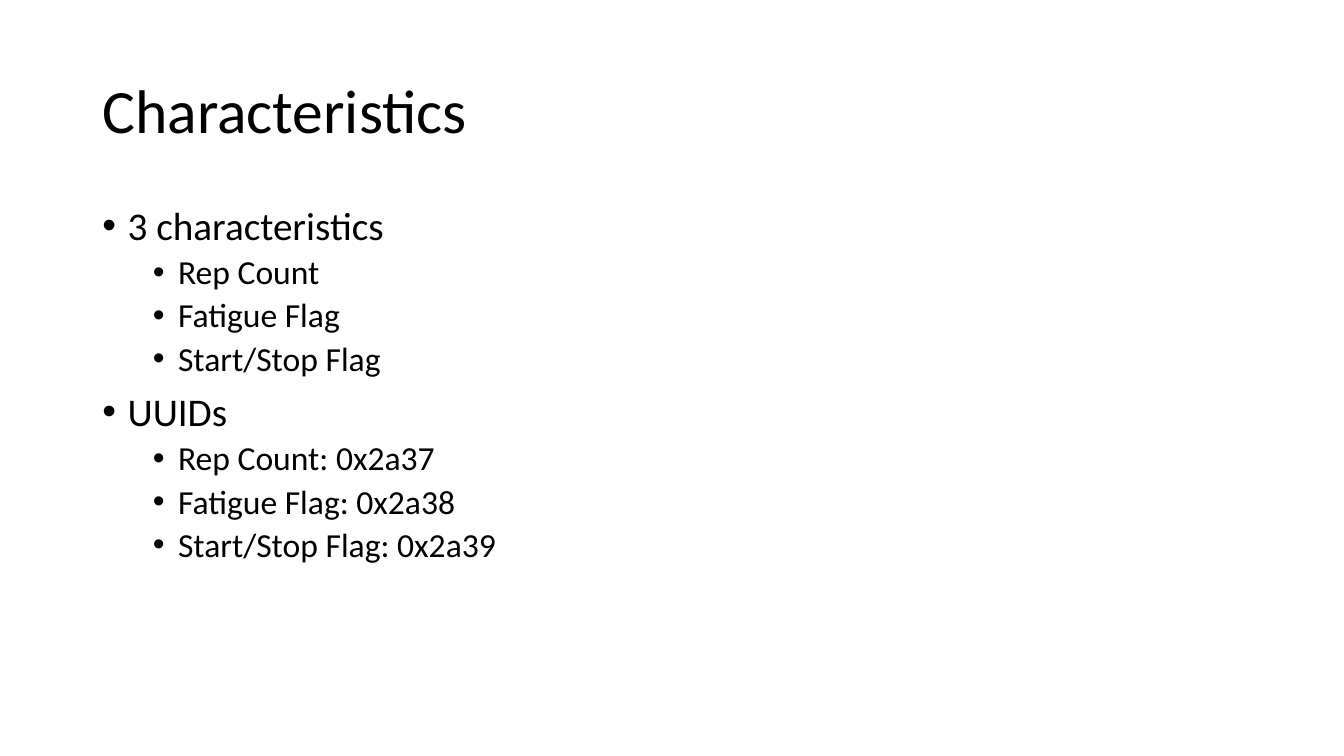
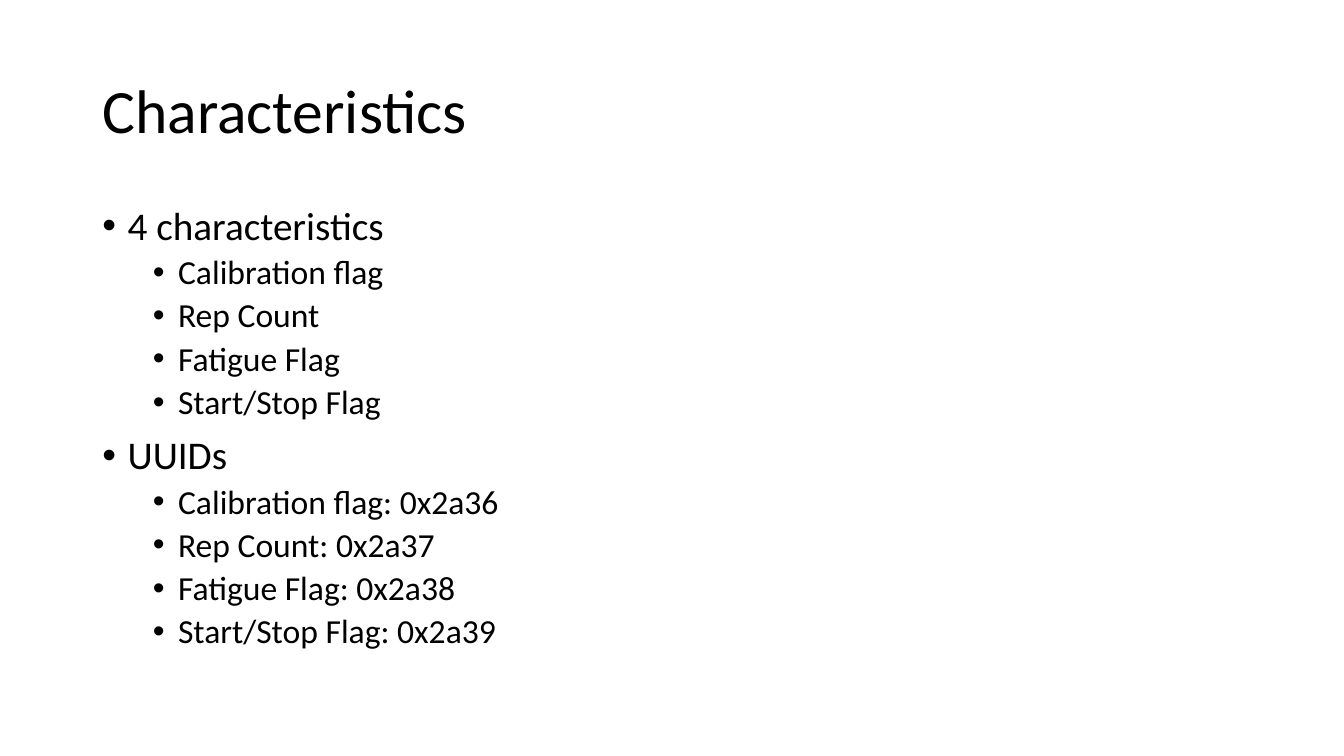
Before and after one commit to capstone411/SHAF, a slide deck: slide 3 of Capstone/bluetooth/Bluetooth_Specs.pptx. Drawn at 1344x756 pixels with LibreOffice and Linux fonts; fonts in the diff are those of the drawing. Boxes give left, top, right and bottom in pixels: in the first picture for what was removed or moved away, otherwise in the second. Text is boxed around its words. In the diff, an @@ line names an element or a change of style, - is before the commit and + after.

Commit message:
updated

```diff
--- a/Capstone/bluetooth/Bluetooth_Specs.pptx
+++ b/Capstone/bluetooth/Bluetooth_Specs.pptx
@@ text at (x1=128, y1=212, x2=384, y2=290): text changed @@
-• 3 characteristics
+• 4 characteristics
+  • Calibration flag
@@ text at (x1=178, y1=490, x2=499, y2=520): paragraph added @@
+  • Calibration flag: 0x2a36
```
